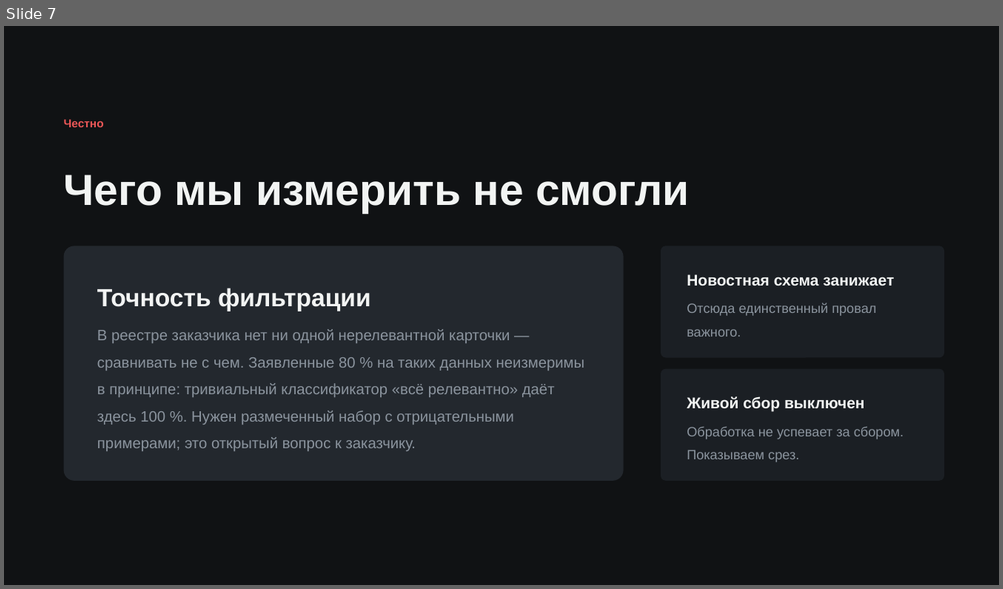
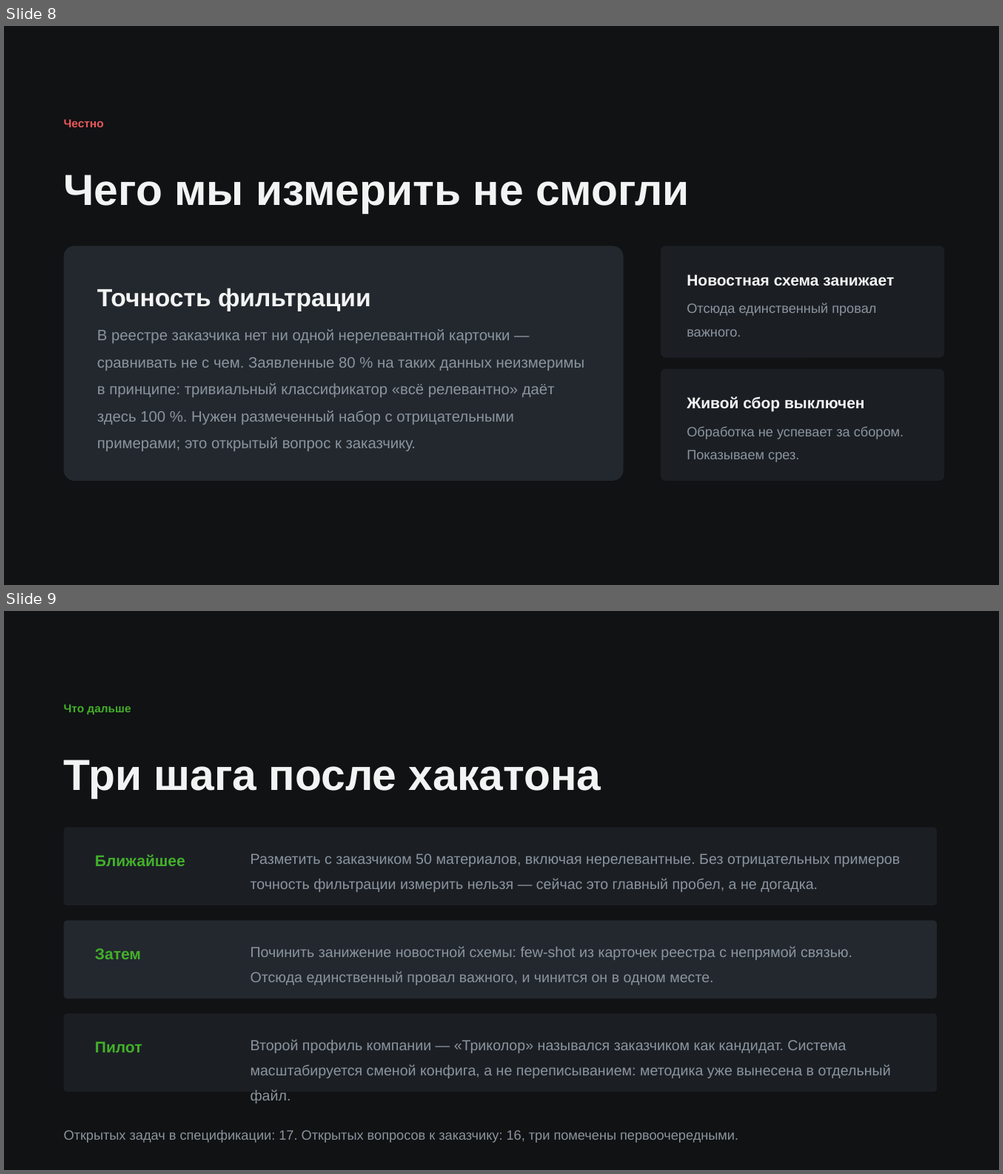
Before and after one commit to veceloe/ai-gpr-center-cifra, a slide deck: docs/product/build/presentation.pptx. Shown one above the other, each under a label of ours: slide 7 before the commit, slides 8 and 9 after it. The pictures are 1003x589 and 1003x1174 pixels, drawn with LibreOffice and Linux fonts; fonts in the diff are those of the drawing. Boxes give left, top, right and bottom in pixels: in the first picture for what was removed or moved away, otherwise in the second. Text is boxed around its words. In the diff, an @@ line names an element or a change of style, - is before the commit and + after.

```diff
--- a/docs/product/build/presentation.pptx
+++ b/docs/product/build/presentation.pptx
@@ slide 9 added at [4,611,999,1170], background #FFFFFF @@
@@ rectangle added at [4,611,999,1170], fill #101214 @@
@@ text added at [64,704,131,715], 11 pt, text #43B02A, bold @@
+Что дальше
@@ text added at [64,760,601,798], 42 pt, text #F2F4F3, bold @@
+Три шага после хакатона
@@ rounded rectangle added at [64,827,936,906], fill #1B1F24 @@
@@ text added at [95,854,185,866], 15 pt, text #43B02A, bold @@
+Ближайшее
@@ text added at [250,854,899,892], 14 pt, text #8B949E @@
+Разметить с заказчиком 50 материалов, включая нерелевантные. Без отрицательных примеров точность фильтрации измерить нельзя — сейчас это главный пробел, а не догадка.
@@ rounded rectangle added at [64,920,936,999], fill #23282E @@
@@ text added at [95,948,141,960], 15 pt, text #43B02A, bold @@
+Затем
@@ text added at [250,946,852,985], 14 pt, text #8B949E @@
+Починить занижение новостной схемы: few-shot из карточек реестра с непрямой связью. Отсюда единственный провал важного, и чинится он в одном месте.
@@ rounded rectangle added at [64,1014,936,1092], fill #1B1F24 @@
@@ text added at [95,1042,142,1053], 15 pt, text #43B02A, bold @@
+Пилот
@@ text added at [250,1039,891,1079], 14 pt, text #8B949E @@
+Второй профиль компании — «Триколор» назывался заказчиком как кандидат. Система масштабируется сменой конфига, а не переписыванием: методика уже вынесена в отдельный файл.
@@ text added at [64,1130,738,1143], 13 pt, text #8B949E @@
+Открытых задач в спецификации: 17. Открытых вопросов к заказчику: 16, три помечены первоочередными.
@@ what was slide 7 is now slide 8 @@
```
Also in this commit, not shown: 2 other slides added, 1 slide removed, 4 other files.
